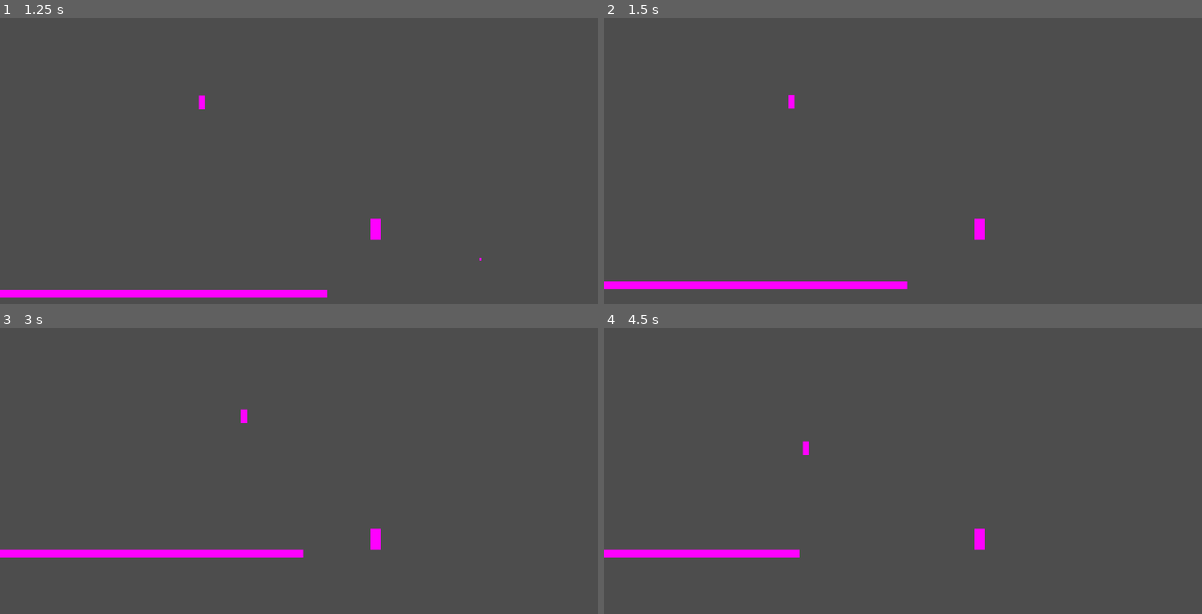
Above: before the commit, frames 1-4 (two rows, left to right).
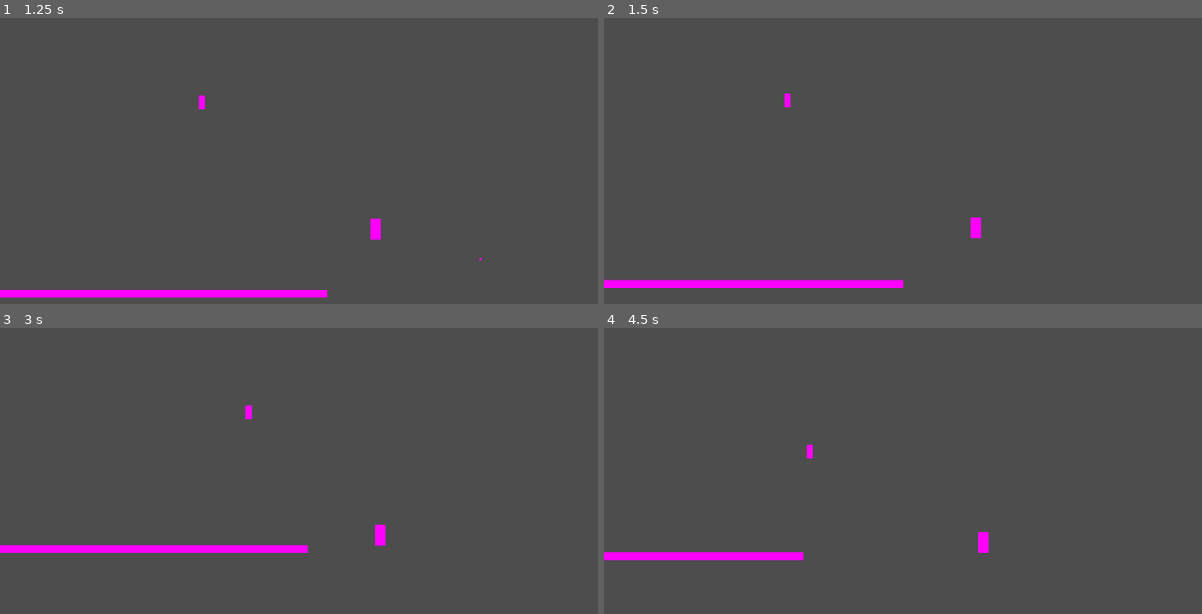
Above: after the commit, the same moments.

Repository: Christian-Lago/Transcendence-Skillbreaker
Game: Godot game, scene res://scenes/main.tscn
Same seed, same stepped clock (60 frames per second), same inputs: the game is played once before the commit and once after it.
Inputs (mouse positions are in pixels of both pictures, inside the frame that each line leads up to):
- Up to frame 1 (1.25 s): move the mouse to (538, 206) at 0.52 s; hold D (Right) from 0.53 s (still down); click (538, 206) at 0.6 s; tap W (Up) at 0.77 s
- Up to frame 2 (1.5 s): keep holding D (Right); move the mouse to (831, 249) at 1.27 s; tap C (Ultimate) at 1.35 s
- Up to frame 3 (3 s): tap W (Up) at 1.52 s; move the mouse to (448, 445) at 2.02 s; release D (Right) at 2.03 s; hold A (Left) 2.03-2.78 s; click (448, 445) at 2.1 s; move the mouse to (outside the picture) at 2.77 s; hold D (Right) from 2.78 s (still down); tap C (Ultimate) at 2.85 s
- Up to frame 4 (4.5 s): tap W (Up) at 3.02, 3.77 s; move the mouse to (outside the picture) at 3.52 s; click (outside the picture) at 3.6 s; move the mouse to (753, 476) at 4.27 s; release D (Right) at 4.28 s; hold A (Left) from 4.28 s (still down); tap C (Ultimate) at 4.35 s

Frame 1 is identical in both runs. In frame 2, 0.7% of the frame differs, in the area x 0-64%, y 26-95%; in frame 3, 2.1%, in the area x 0-65%, y 26-81%; in frame 4, 1.0%.

Commit message:
feat: screen shake

Diff:
--- a/scripts/player.gd
+++ b/scripts/player.gd
@@ -142,3 +142,20 @@
 				print("Ultimate: daño a nivel / damage to level: ", body.enemy_level, " | Daño / Damage: ", damage)
 				body.take_damage(damage)
 	print("Ultimate activado / Ultimate activated")
+	# Temblar pantalla al usar ultimate
+	# Screen shake on ultimate
+	_screen_shake(0.3, 15.0)
+
+func _screen_shake(duration: float, strength: float):
+	# Temblar la cámara
+	# Shake the camera
+	var camera = get_node("Camera2D")
+	var timer = 0.0
+	while timer < duration:
+		camera.offset = Vector2(
+			randf_range(-strength, strength),
+			randf_range(-strength, strength)
+		)
+		timer += get_process_delta_time()
+		await get_tree().process_frame
+	camera.offset = Vector2.ZERO
